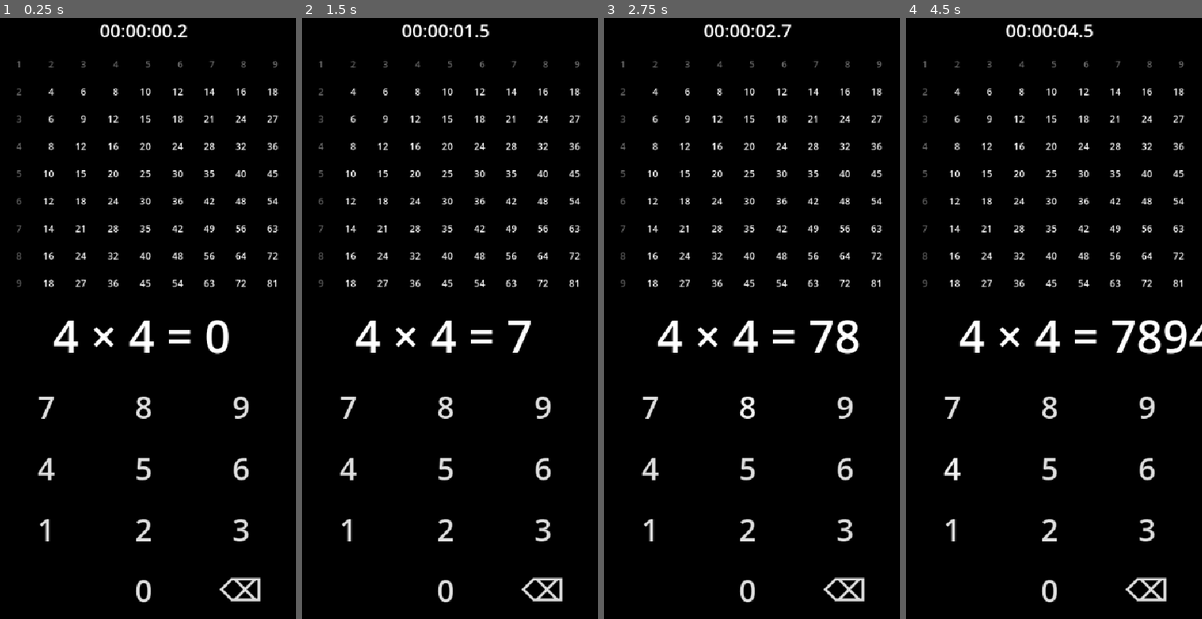
Above: before the commit, frames 1-4 (left to right).
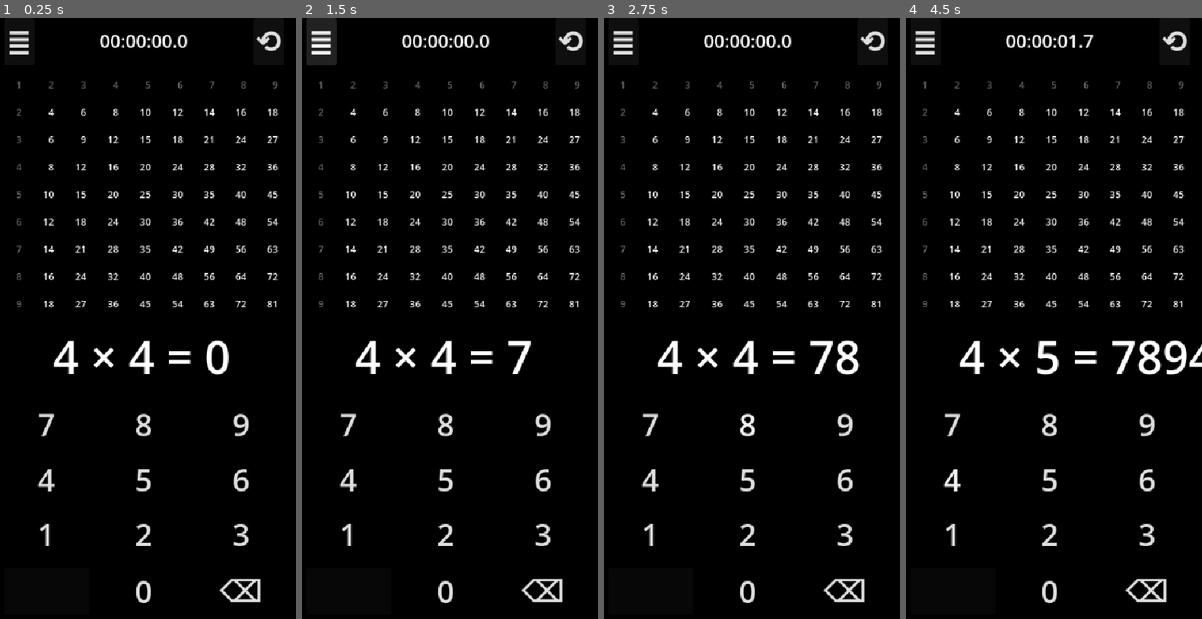
Above: after the commit, the same moments.

Repository: not-learning/einmaleins
Game: Godot game, scene res://main.tscn
The game is run twice, just before and just after one commit, with the same random seed, the same clock (stepped at 60 frames per second) and the same inputs.
Inputs (mouse positions are in pixels of both pictures, inside the frame that each line leads up to):
- Up to frame 1 (0.25 s): no input
- Up to frame 2 (1.5 s): click "7" at 0.5 s; click (319, 42) at 1.25 s, where only the run after the commit has a clickable "≣"
- Up to frame 3 (2.75 s): click "8" at 2 s
- Up to frame 4 (4.5 s): click (1175, 42) at 2.75 s, where only the run after the commit has a clickable "⟲"; click "9" at 3.5 s; click "4" at 4.25 s

The runs differ from the first frame. In frame 1, 8.4% of the frame differs, in the area x 3-95%, y 1-98%; in frame 2, 8.8%; in frame 3, 8.7%; in frame 4, 9.3%, in the area x 3-100%, y 1-98%.

Commit message:
Restart button

Diff:
--- a/exercise.gd
+++ b/exercise.gd
@@ -23,6 +23,10 @@
 		correct.emit(a, b)
 		n += 1
 		if n > 63:
-			n = 0
-			arr.shuffle()
+			print("Done!")
+			_restart()
 			done.emit()
+
+func _restart():
+	n = 0
+	arr.shuffle()
--- a/key_num.gd
+++ b/key_num.gd
@@ -6,10 +6,8 @@
 func _ready() -> void:
 	pass # Replace with function body.
 
-
-# Called every frame. 'delta' is the elapsed time since the previous frame.
-func _process(delta: float) -> void:
+func _process(_delta: float) -> void:
 	pass
 
-func _on_button_down() -> void:
+func _on_button_up() -> void:
 	send_num.emit(num)
--- a/key_num.tscn
+++ b/key_num.tscn
@@ -11,7 +11,7 @@
 
 
 # Called every frame. 'delta' is the elapsed time since the previous frame.
-func _process(delta: float) -> void:
+func _process(_delta: float) -> void:
 	pass
 "
 
@@ -57,4 +57,4 @@
 action_mode = 0
 script = ExtResource("1_pkc0r")
 
-[connection signal="button_down" from="KeyNum" to="KeyNum" method="_on_button_down"]
+[connection signal="button_up" from="KeyNum" to="KeyNum" method="_on_button_up"]
--- a/keypad.gd
+++ b/keypad.gd
@@ -28,6 +28,8 @@
 		btn.text = strs[i]
 		btn.num = i
 		btn.send_num.connect(_on_send_num)
+		if i == 9:
+			btn.set("disabled", true)
 
 func _on_send_num(num: int):
 	if num == 11:
--- a/main.gd
+++ b/main.gd
@@ -1,18 +1,21 @@
 extends VBoxContainer
 
+var sw: Label
+var xt: GridContainer
+var xtc: Array[Node]
 var ex: Label
 var kp: GridContainer
-var xt: Array[Node]
-var sw: Label
 
 func _ready() -> void:
-	kp = find_child("Keypad")
-	kp.ans_upd.connect(_on_ans_upd)
+	sw = find_child("Stopwatch")
+	sw.restart.connect(_on_restart)
+	xt = get_node("Xtable/Xtable")
+	xtc = xt.get_children()
 	ex = find_child("Exercise")
 	ex.correct.connect(_on_correct)
 	ex.done.connect(_on_done)
-	xt = get_node("Xtable/Xtable").get_children()
-	sw = find_child("Stopwatch")
+	kp = find_child("Keypad")
+	kp.ans_upd.connect(_on_ans_upd)
 
 func _on_ans_upd(ans: int):
 	ex.ans = ans
@@ -20,14 +23,17 @@
 func _on_correct(a: int, b: int):
 	kp.ans = 0
 	ex.ans = 0
-	var i1 := 9*b + a-10
-	var i2 := 9*a + b-10
-	var xt1 := xt[i1].get_node("Mult")
-	xt1.text = "✓"
-	xt1.set("theme_override_colors/font_color", Color.GREEN)
+	var i1 := 9*b + a - 10
+	var xtc1 := xtc[i1].get_node("Mult")
+	xtc1.text = "✓"
+	xtc1.set("theme_override_colors/font_color", Color.GREEN)
 
 func _on_done():
 	sw.done = true
 
-func _process(delta: float) -> void:
+func _on_restart():
+	xt._set_nums()
+	ex._restart()
+
+func _process(_delta: float) -> void:
 	pass
--- a/stopwatch.gd
+++ b/stopwatch.gd
@@ -1,4 +1,6 @@
 extends Label
+
+signal restart
 
 var ms: float
 var done: bool
@@ -6,6 +8,7 @@
 func _ready() -> void:
 	ms = 0
 	text = "0"
+	done = true
 
 func _process(delta: float) -> void:
 	if !done: ms += delta
@@ -13,3 +16,11 @@
 	fraction = fraction.erase(0)
 	var time := Time.get_time_string_from_unix_time(ms)
 	text = time + fraction
+#≣☰⠿⠿⣿⣿⸽⸽⸽⸽⸽
+
+
+
+func _on_restart_button_up() -> void:
+	ms = 0
+	done = false
+	restart.emit()
--- a/stopwatch.tscn
+++ b/stopwatch.tscn
@@ -10,11 +10,39 @@
 offset_right = 20.0
 offset_bottom = 40.0
 grow_horizontal = 2
-size_flags_horizontal = 4
+size_flags_horizontal = 3
 size_flags_vertical = 4
 
-[node name="Stopwatch" type="Label" parent="."]
+[node name="HBoxContainer" type="HBoxContainer" parent="."]
+layout_mode = 2
+
+[node name="MarginContainer" type="MarginContainer" parent="HBoxContainer"]
+layout_mode = 2
+theme_override_constants/margin_left = 20
+
+[node name="Sandwich" type="Button" parent="HBoxContainer/MarginContainer"]
 layout_mode = 2
 size_flags_horizontal = 4
+focus_mode = 0
+theme_override_font_sizes/font_size = 50
+text = "≣"
+
+[node name="Stopwatch" type="Label" parent="HBoxContainer"]
+layout_mode = 2
+size_flags_horizontal = 3
 theme_override_font_sizes/font_size = 30
+horizontal_alignment = 1
 script = ExtResource("1_jewno")
+
+[node name="MarginContainer2" type="MarginContainer" parent="HBoxContainer"]
+layout_mode = 2
+theme_override_constants/margin_right = 20
+
+[node name="Restart" type="Button" parent="HBoxContainer/MarginContainer2"]
+layout_mode = 2
+size_flags_horizontal = 8
+focus_mode = 0
+theme_override_font_sizes/font_size = 50
+text = "⟲"
+
+[connection signal="button_up" from="HBoxContainer/MarginContainer2/Restart" to="HBoxContainer/Stopwatch" method="_on_restart_button_up"]
--- a/xtable.gd
+++ b/xtable.gd
@@ -12,5 +12,13 @@
 				mult.set("theme_override_colors/font_color", Color.DIM_GRAY)
 			add_child(mulUp)
 
-func _process(delta: float) -> void:
+func _set_nums() -> void:
+	for i in 9:
+		for j in 9:
+			var mult := get_child(i*9+j).get_node("Mult")
+			mult.text = str((i+1) * (j+1))
+			if i > 0 && j > 0:
+				mult.set("theme_override_colors/font_color", Color.WHITE)
+
+func _process(_delta: float) -> void:
 	pass
Not shown, changed: export_presets.cfg
Not shown, added: einmaleins.apk
Not shown, added: einmaleins.apk.idsig
